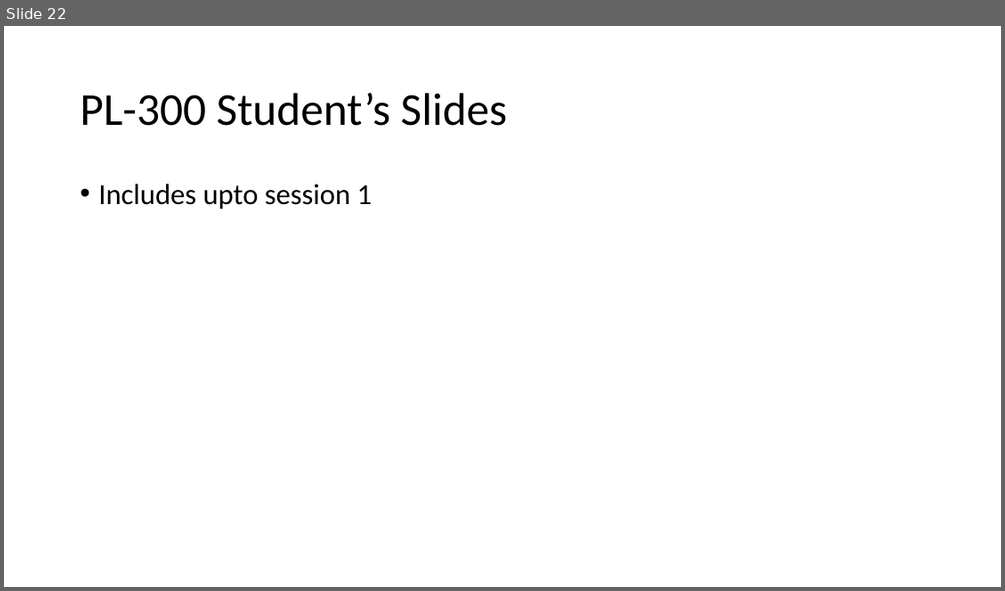
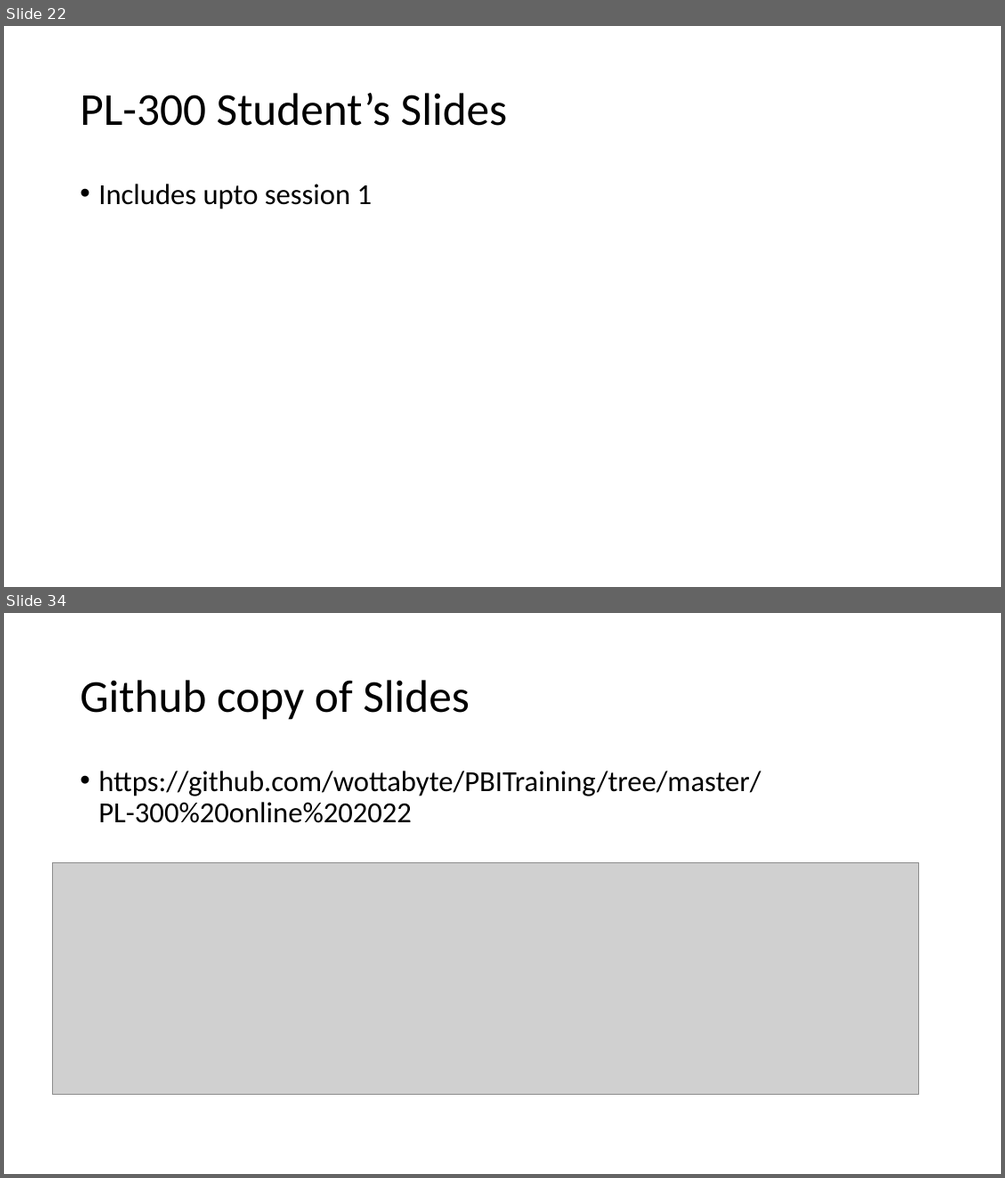
Before and after one commit to wottabyte/PBITraining, a slide deck: PL-300 online 2022/PL300 Students Slides.pptx. Shown one above the other, each under a label of ours: slide 22 before the commit, slides 22 and 34 after it; the slides between them are not shown. The pictures are 1005x591 and 1005x1178 pixels, drawn with LibreOffice and Linux fonts; fonts in the diff are those of the drawing; grey boxes stand for pictures. Boxes give left, top, right and bottom in pixels: in the first picture for what was removed or moved away, otherwise in the second. Text is boxed around its words. In the diff, an @@ line names an element or a change of style, - is before the commit and + after.

```diff
--- a/PL-300 online 2022/PL300 Students Slides.pptx
+++ b/PL-300 online 2022/PL300 Students Slides.pptx
@@ slide 34 added at [4,613,1001,1174], background #FFFFFF @@
@@ title added at [80,680,469,720], 44 pt, text #000000 @@
+Github copy of Slides
@@ text added at [98,771,760,823], 28 pt, text #000000 @@
+• https://github.com/wottabyte/PBITraining/tree/master/PL-300%20online%202022
@@ picture added at [53,862,919,1094] @@
```
Also in this commit, not shown: 1 slide changed, 13 other slides added, 1 other file.
